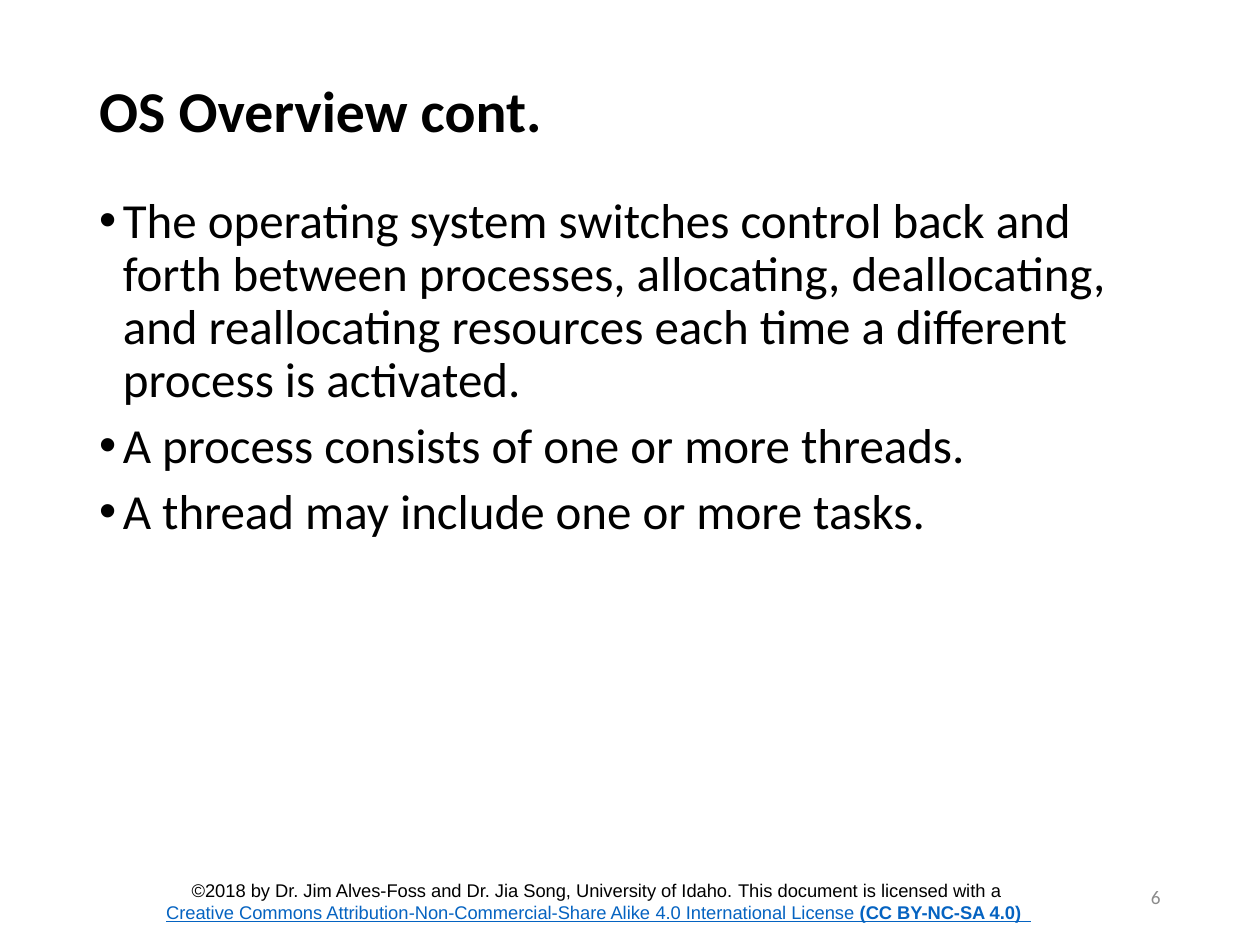
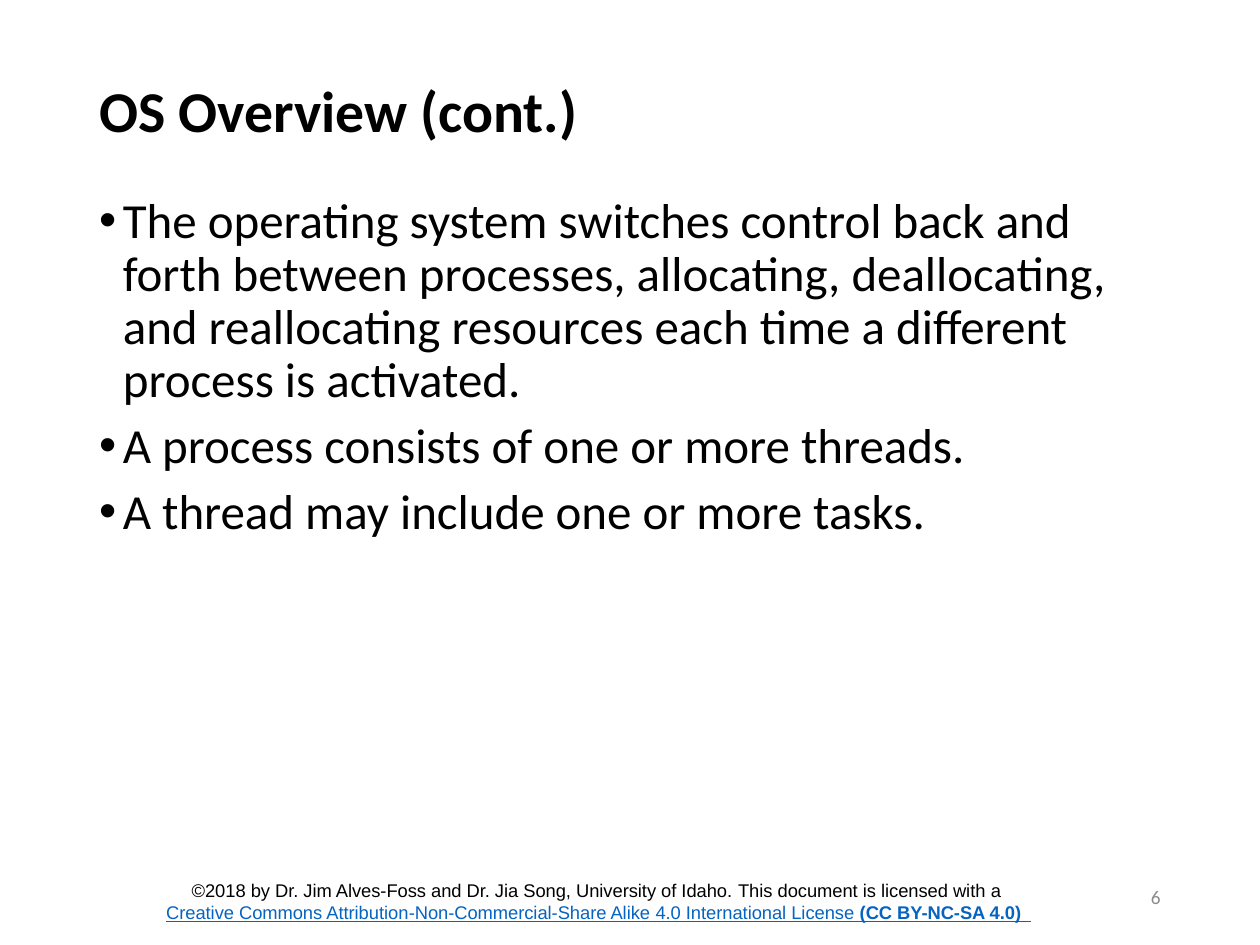
Before and after one commit to CenterForSecureAndDependableSystems/Teaching-Materials, a slide deck: slide 6 of IntroCyberSecurity/Module 4 OS Security/Lesson_1_Security_functions_in_OS.pptx. Drawn at 1260x945 pixels with LibreOffice and Linux fonts; fonts in the diff are those of the drawing; background and template pictures are left out. Boxes give left, top, right and bottom in pixels: in the first picture for what was removed or moved away, otherwise in the second. Text is boxed around its words. In the diff, an @@ line names an element or a change of style, - is before the commit and + after.

```diff
--- a/IntroCyberSecurity/Module 4 OS Security/Lesson_1_Security_functions_in_OS.pptx
+++ b/IntroCyberSecurity/Module 4 OS Security/Lesson_1_Security_functions_in_OS.pptx
@@ title at <box>99,89,578,141</box>: text changed @@
-OS Overview cont.
+OS Overview (cont.)
```
Also in this commit, not shown: 20 other files.
